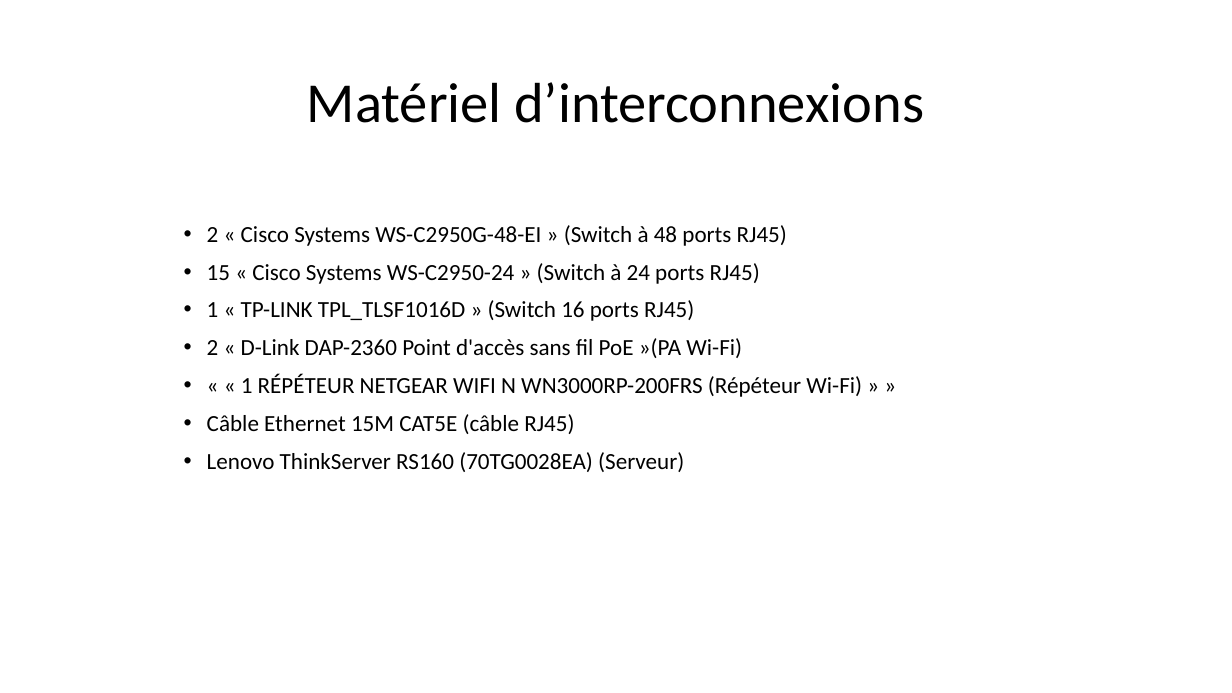
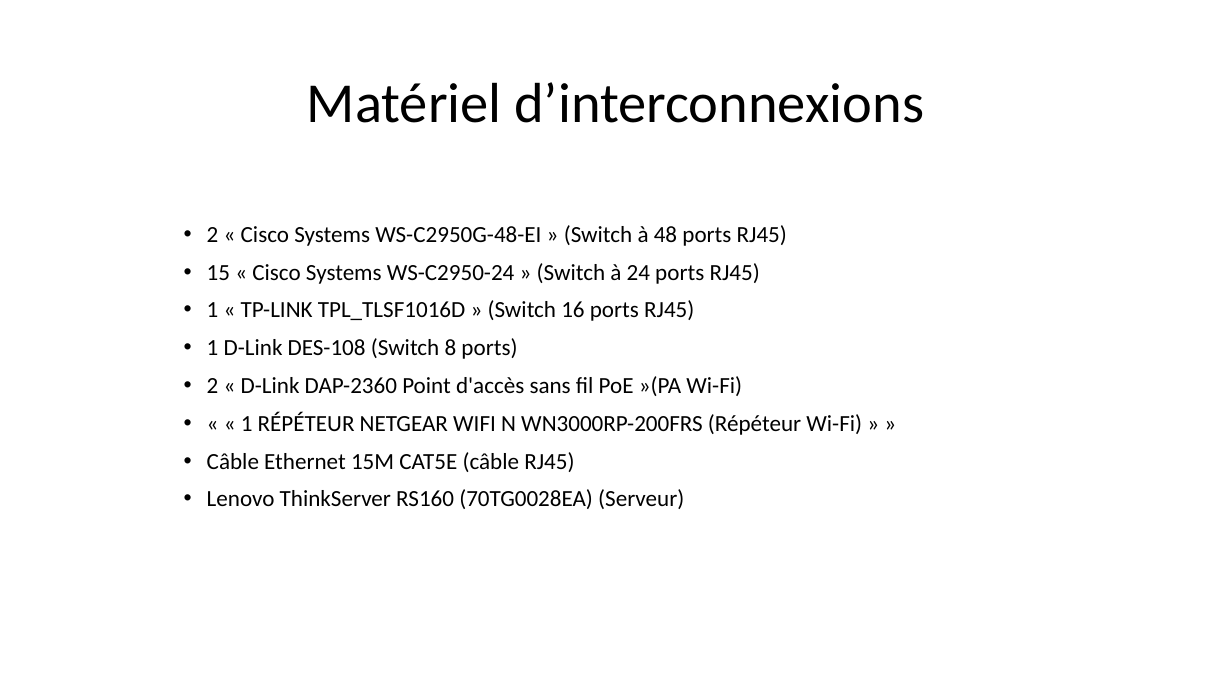
Before and after one commit to Exia-Jellyfish/UE-2-Ces-Esport-GRP1, a slide deck: slide 3 of Projet_Réseau/Projet 2.pptx. Drawn at 1232x693 pixels with LibreOffice and Linux fonts; fonts in the diff are those of the drawing. Boxes give left, top, right and bottom in pixels: in the first picture for what was removed or moved away, otherwise in the second. Text is boxed around its words. In the diff, an @@ line names an element or a change of style, - is before the commit and + after.

```diff
--- a/Projet_Réseau/Projet 2.pptx
+++ b/Projet_Réseau/Projet 2.pptx
@@ text at bbox=[207, 338, 517, 359]: paragraph added @@
+• 1 D-Link DES-108 (Switch 8 ports)
```
Also in this commit, not shown: 1 other slide changed, 1 slide added, 1 other file.
